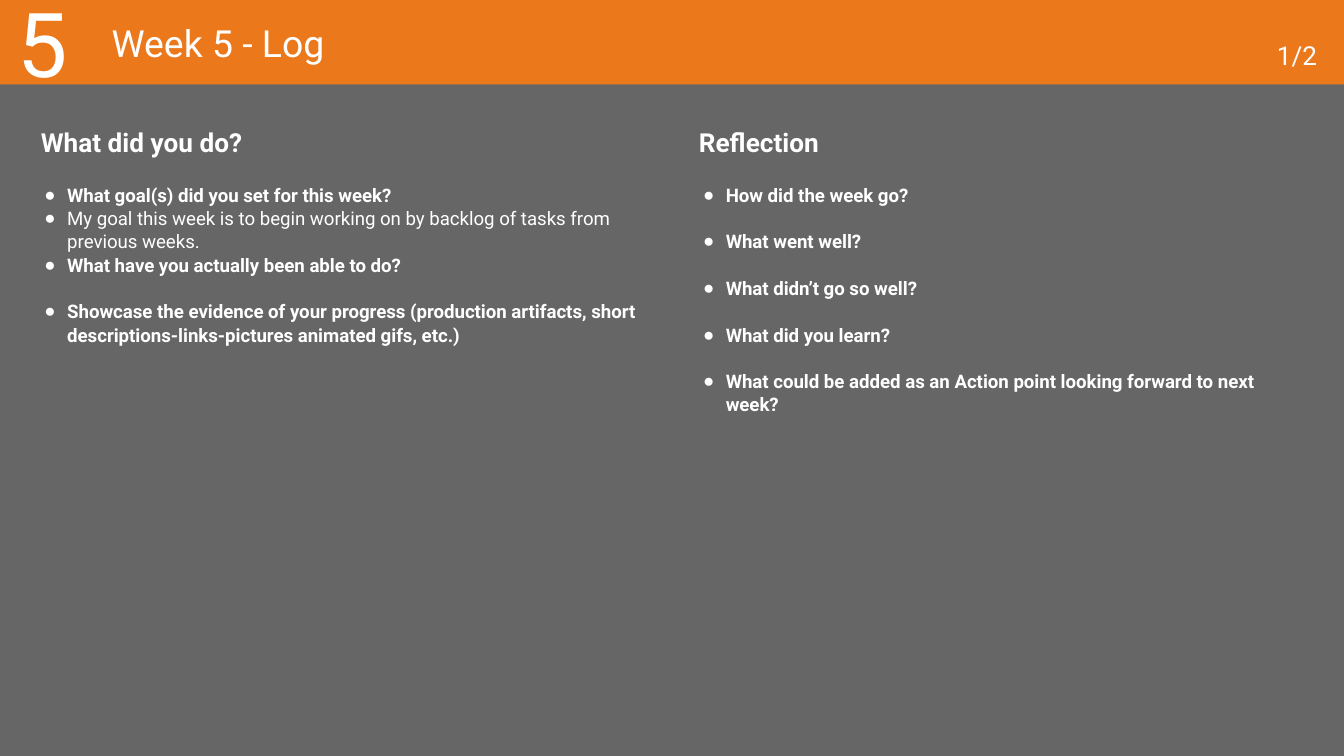
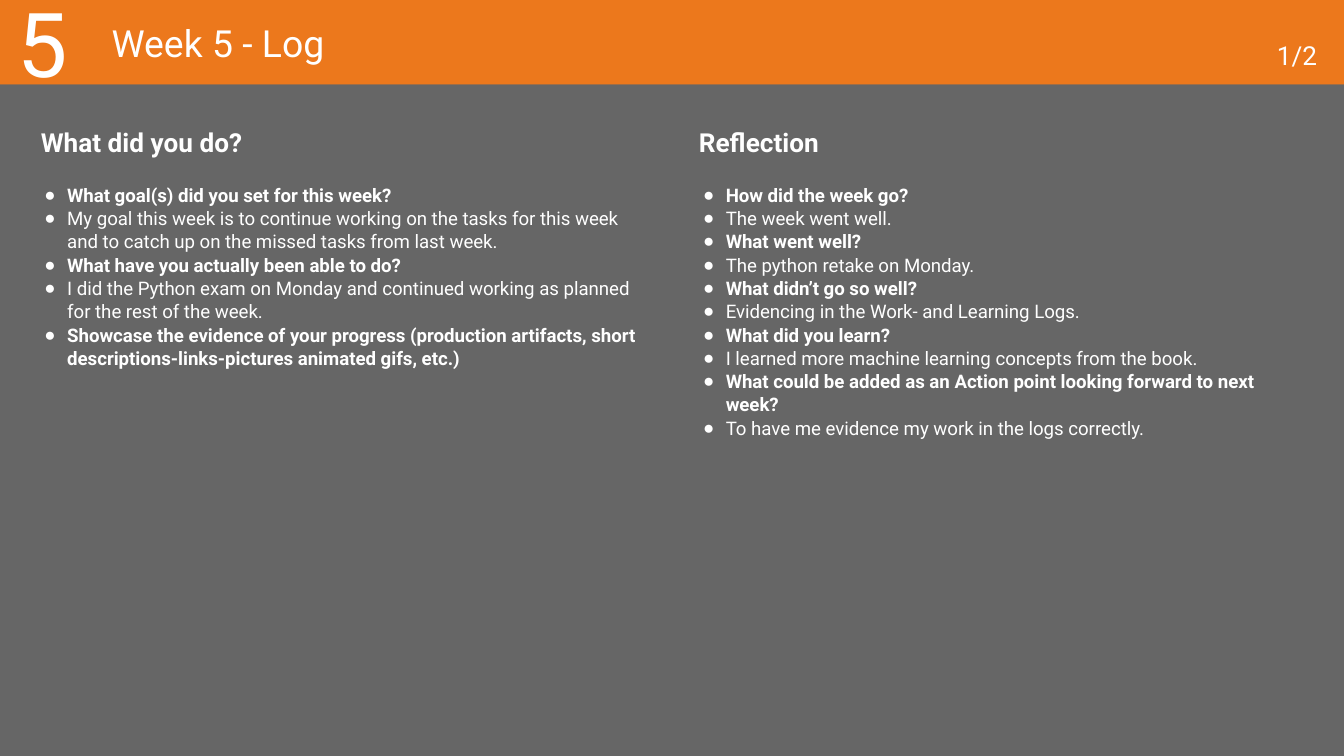
Before and after one commit to MaksBurchard240894/HFG7, a slide deck: slide 17 of Deliverables/Learning Log - Y1B-2024-25_ADSAI.pptx. Drawn at 1344x756 pixels with LibreOffice and Linux fonts; fonts in the diff are those of the drawing. Boxes give left, top, right and bottom in pixels: in the first picture for what was removed or moved away, otherwise in the second. Text is boxed around its words. In the diff, an @@ line names an element or a change of style, - is before the commit and + after.

```diff
--- a/Deliverables/Learning Log - Y1B-2024-25_ADSAI.pptx
+++ b/Deliverables/Learning Log - Y1B-2024-25_ADSAI.pptx
@@ text at [67,211,618,252]: text changed @@
-● My goal this week is to begin working on by backlog of tasks from previous weeks.
+● My goal this week is to continue working on the tasks for this week and to catch up on the missed tasks from last week.
@@ text at [726,211,892,225]: paragraph added @@
+● The week went well.
@@ text at [726,258,974,276]: paragraph added @@
+● The python retake on Monday.
@@ text at [67,281,630,318]: paragraph added @@
+● I did the Python exam on Monday and continued working as planned for the rest of the week.
@@ text at [726,304,1080,322]: paragraph added @@
+● Evidencing in the Work- and Learning Logs.
@@ text at [726,351,1197,369]: paragraph added @@
+● I learned more machine learning concepts from the book.
@@ text at [726,421,1144,439]: paragraph added @@
+● To have me evidence my work in the logs correctly.
```
Also in this commit, not shown: 6 other slides changed, 9 other files.
